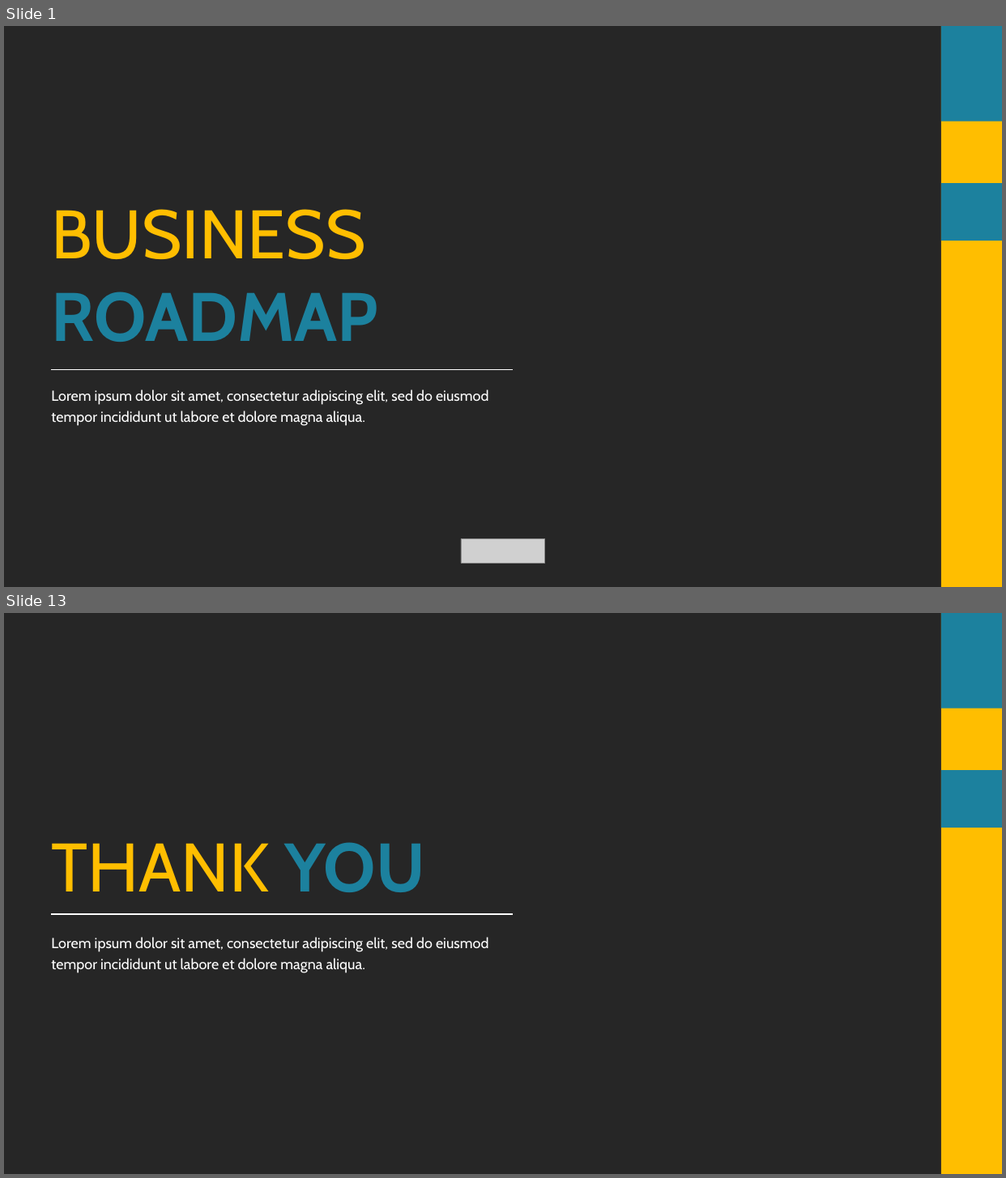
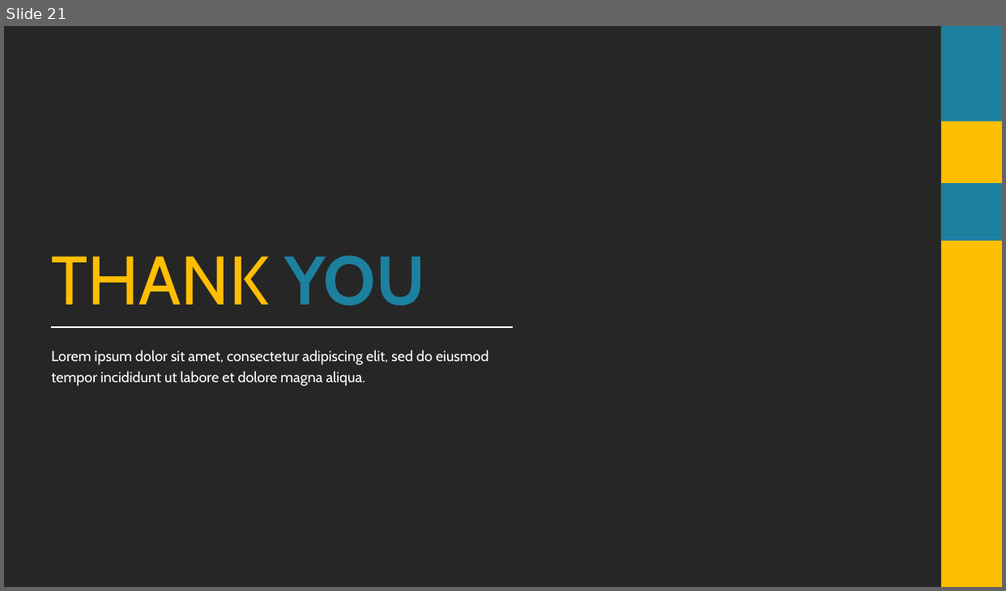
Before and after one commit to datascience-mobi/group-04-project-1-4, a slide deck: Folien Elias.pptx. Shown one above the other, each under a label of ours: slides 1 and 13 before the commit, slide 21 after it; the slides between them are not shown. The pictures are 1006x1178 and 1006x591 pixels, drawn with LibreOffice and Linux fonts; fonts in the diff are those of the drawing; grey boxes stand for pictures; background and template pictures are left out; a plain dark background stands for a picture behind light text. Boxes give left, top, right and bottom in pixels: in the first picture for what was removed or moved away, otherwise in the second. Text is boxed around its words. In the diff, an @@ line names an element or a change of style, - is before the commit and + after.

Commit message:
Slides added

```diff
--- a/Folien Elias.pptx
+++ b/Folien Elias.pptx
@@ slide 1 removed at (4,26,1002,587), background picture (left out) @@
@@ rounded rectangle removed at (4,26,1002,587) @@
@@ rectangle removed at (941,26,1002,587) @@
@@ rectangle removed at (941,26,1002,121) @@
@@ rounded rectangle removed at (4,121,1002,492) @@
@@ rectangle removed at (941,183,1002,241) @@
@@ text removed at (51,209,378,342) @@
-BUSINESS
-ROADMAP
@@ text removed at (51,390,489,426) @@
-Lorem ipsum dolor sit amet, consectetur adipiscing elit, sed do eiusmod tempor incididunt ut labore et dolore magna aliqua.
@@ line removed from (51, 369) to (513, 369) @@
@@ picture removed at (461,540,544,564) @@
@@ what was slide 13 is now slide 21 @@
```
Also in this commit, not shown: 11 slides changed, 9 slides added.
